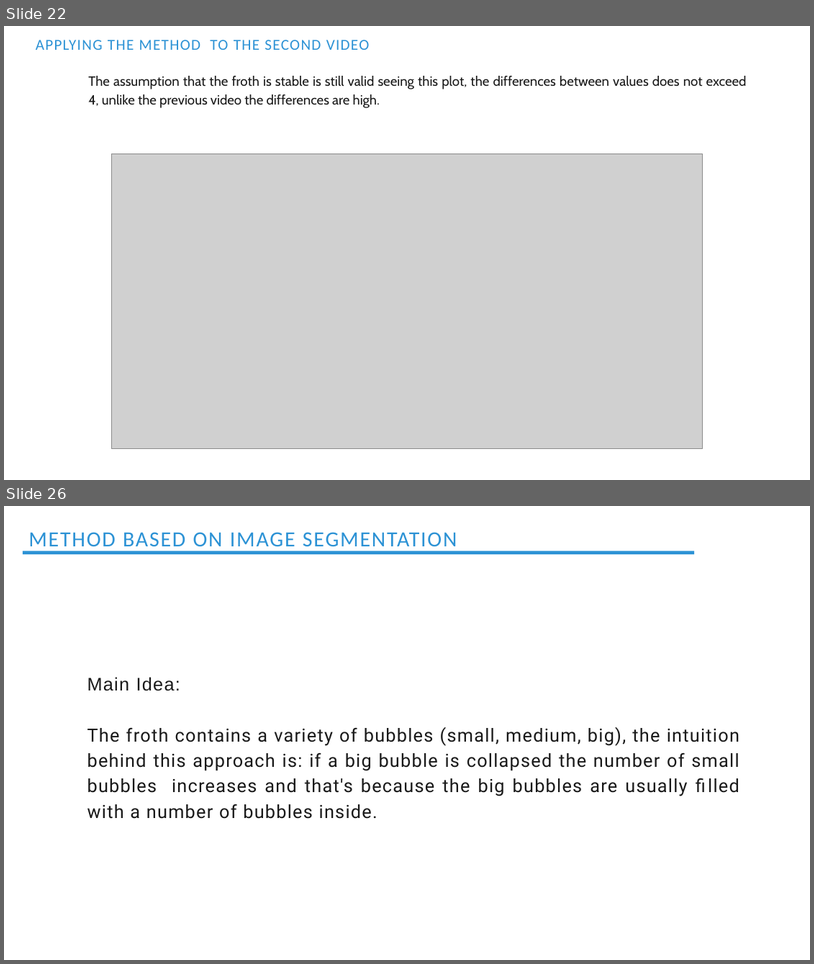
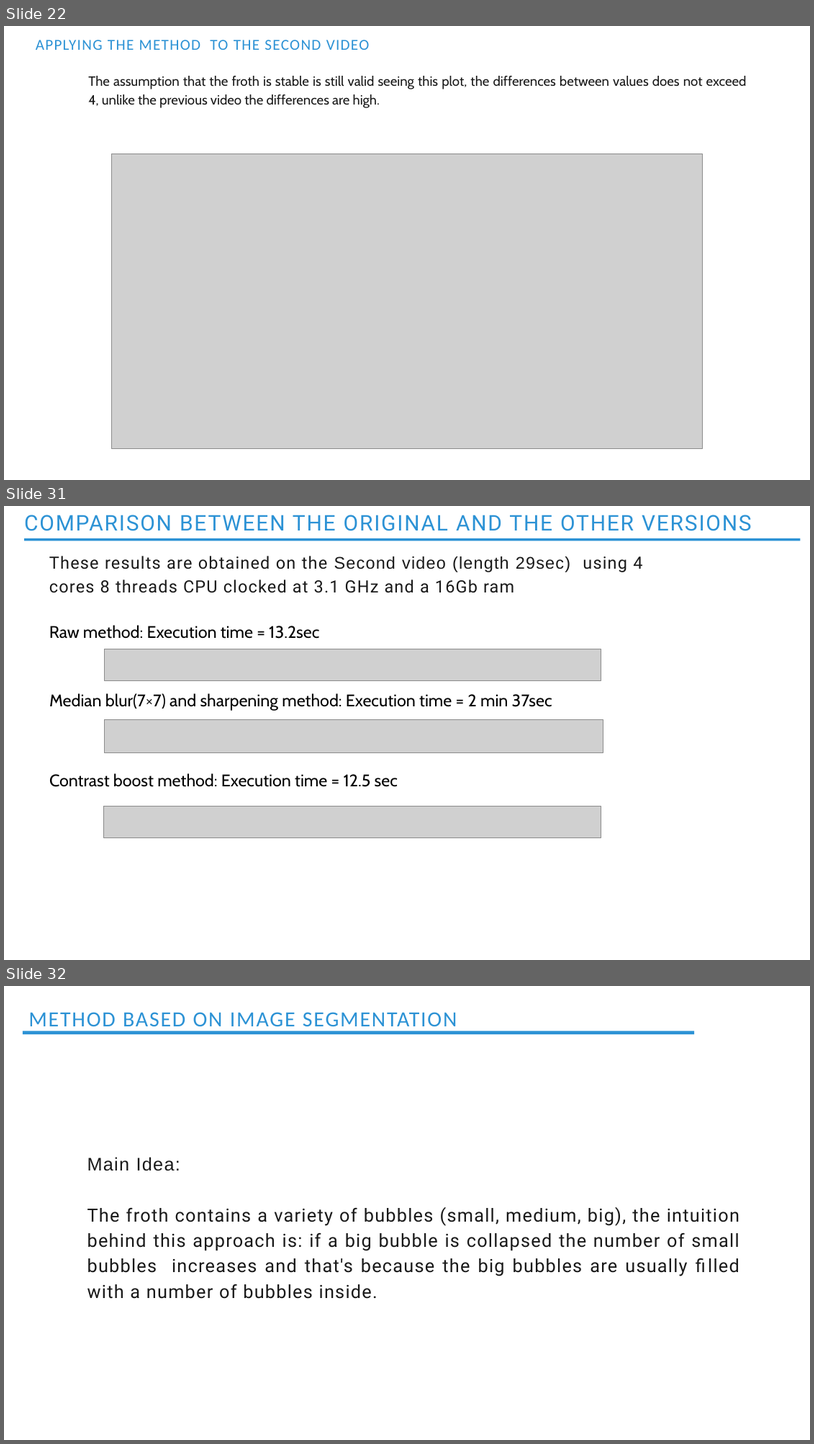
Before and after one commit to Ahmedbendaouia/MIC-DS23-Froth-Stabality, a slide deck: MIC_Stability_Froth.pptx. Shown one above the other, each under a label of ours: slides 22 and 26 before the commit, slides 22, 31 and 32 after it; the slides between them are not shown. The pictures are 814x964 and 814x1444 pixels, drawn with LibreOffice and Linux fonts; fonts in the diff are those of the drawing; grey boxes stand for pictures. Boxes give left, top, right and bottom in pixels: in the first picture for what was removed or moved away, otherwise in the second. Text is boxed around its words. In the diff, an @@ line names an element or a change of style, - is before the commit and + after.

Commit message:
Updating the presentation concerning the first method. Updating the files appropriately.

```diff
--- a/MIC_Stability_Froth.pptx
+++ b/MIC_Stability_Froth.pptx
@@ slide 31 added at box(4, 506, 810, 960), background #FFFFFF @@
@@ text added at box(24, 515, 752, 531), 38.5 pt, text #2C92D5 @@
+COMPARISON BETWEEN THE ORIGINAL AND THE OTHER VERSIONS
@@ rectangle added at box(24, 538, 800, 541), fill #2C92D5 @@
@@ text added at box(49, 556, 643, 593), 30.2 pt, text #191919 @@
+These results are obtained on the Second video (length 29sec) using 4 cores 8 threads CPU clocked at 3.1 GHz and a 16Gb ram
@@ text added at box(49, 625, 319, 638), 30 pt, text #000000 @@
+Raw method: Execution time = 13.2sec
@@ picture added at box(104, 649, 601, 680) @@
@@ text added at box(49, 693, 553, 710), 30 pt, text #000000 @@
+Median blur(7×7) and sharpening method: Execution time = 2 min 37sec
@@ picture added at box(104, 720, 603, 753) @@
@@ text added at box(49, 773, 398, 787), 30 pt, text #000000 @@
+Contrast boost method: Execution time = 12.5 sec
@@ picture added at box(103, 806, 601, 837) @@
@@ what was slide 26 is now slide 32 @@
```
Also in this commit, not shown: 3 slides changed, 5 other slides added, 3 other files.
